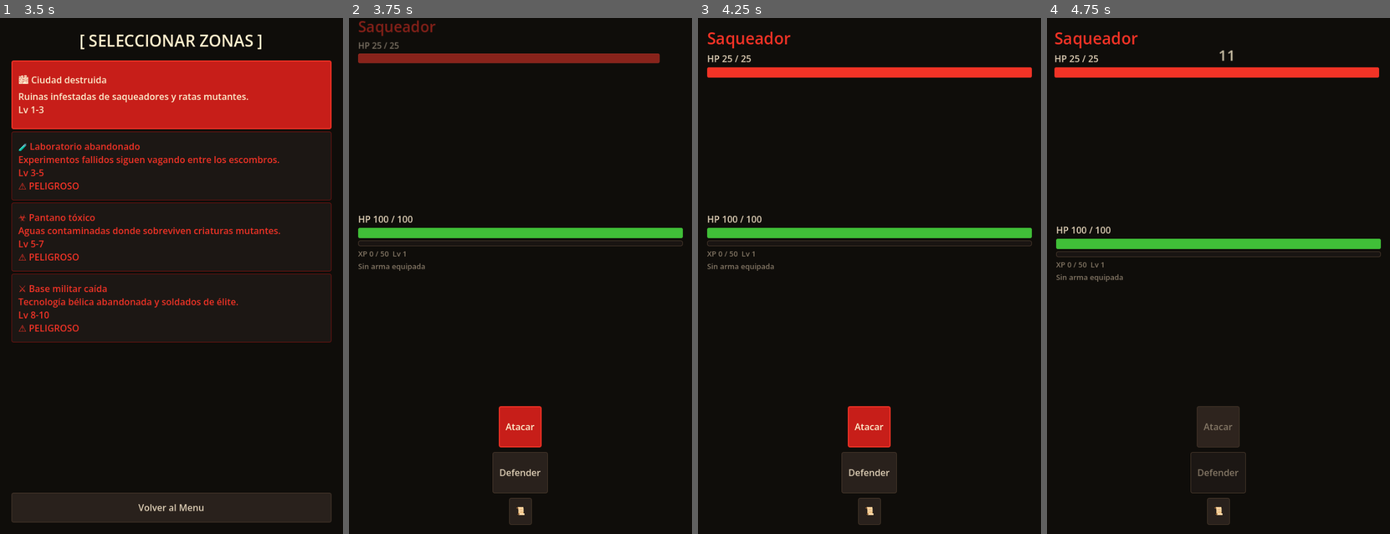
Above: before the commit, frames 1-4 (left to right).
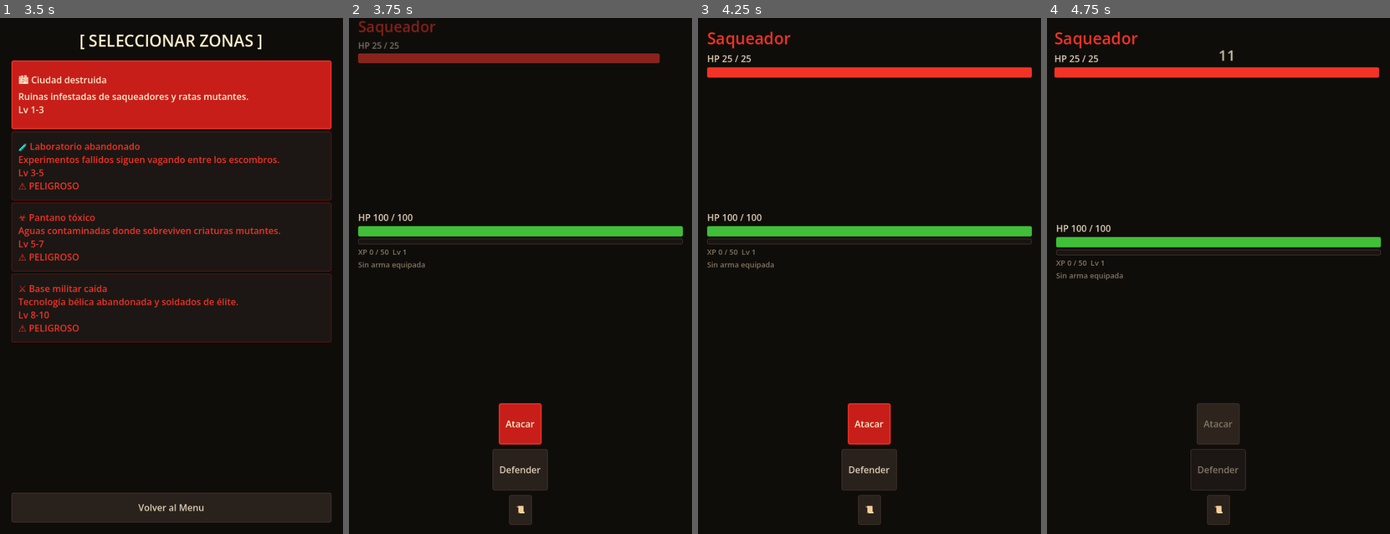
Above: after the commit, the same moments.

Repository: MirandaFrancoCBA/apocalypsheep
Game: Godot game, scene res://scenes/main_menu.tscn
Two runs of this game, one before a commit and one after it. Both use one fixed random seed, a clock stepped at 60 frames per second and the inputs below. Sound files missing from this copy of the repository are replaced by a short silence.
Inputs (mouse positions are in pixels of both pictures, inside the frame that each line leads up to):
- Up to frame 1 (3.5 s): tap Enter at 0.5 s; move the mouse to (246, 250) at 0.52 s; click (246, 250) at 0.67 s; click "Eliminar" at 1.25 s; click "Equipar" at 2 s; click "<- Volver" at 2.75 s
- Up to frame 2 (3.75 s): click "🏙 Ciudad destruida Ruinas inf…" at 3.5 s
- Up to frame 3 (4.25 s): no input
- Up to frame 4 (4.75 s): click "Atacar" at 4.25 s

Frame 1 is identical in both runs. In frame 2, 2.4% of the frame differs, in the area x 2-98%, y 38-97%; in frame 3, 2.4%; in frame 4, 2.2%.

Commit message:
Fix: keep combat history touch target mobile-friendly

Diff:
--- a/scripts/ui/combat_screen.gd
+++ b/scripts/ui/combat_screen.gd
@@ -113,7 +113,7 @@
 
 	# Historial — botón con indicador de estado
 	ThemeManager.apply_button_secondary(history_button)
-	history_button.custom_minimum_size = Vector2(0, 44)
+	history_button.custom_minimum_size = Vector2(0, 52)
 
 	label_result.add_theme_color_override("default_color",   ThemeManager.C_TEXT_DIM)
 	label_result.add_theme_font_size_override("normal_font_size", ThemeManager.FONT_SMALL)
